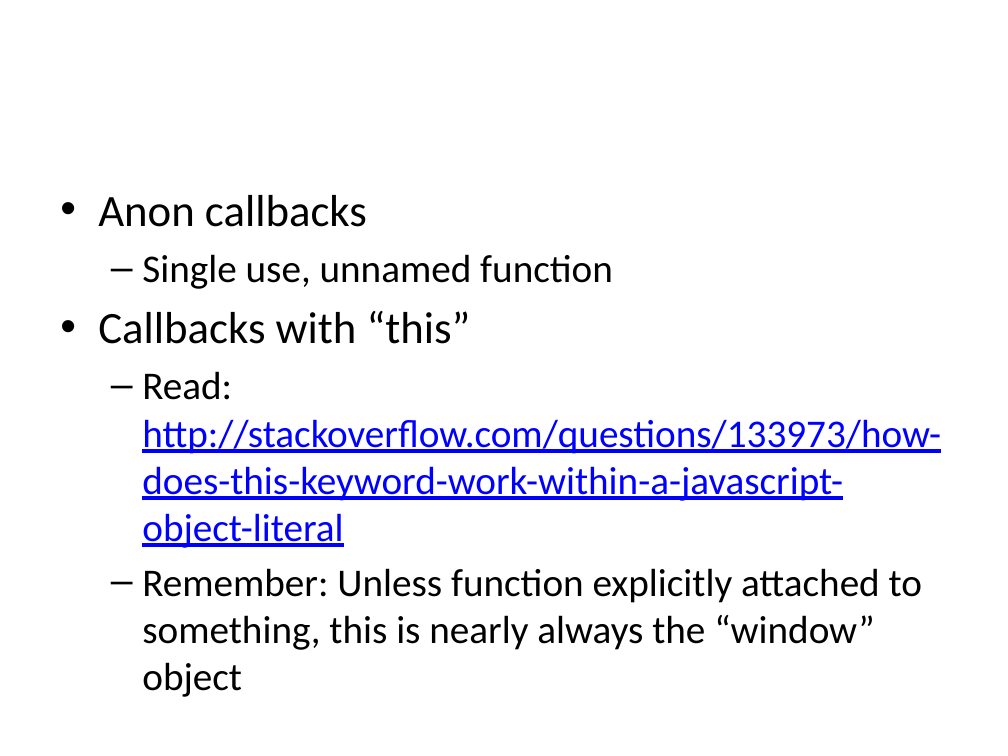
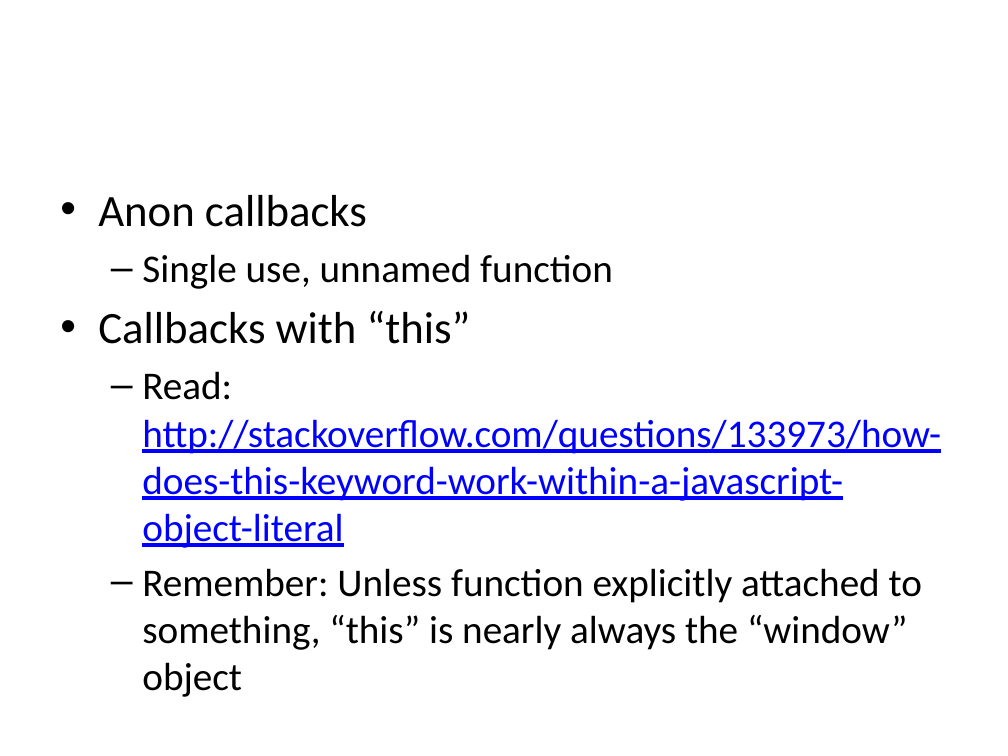
Before and after one commit to willyboy/wdi-js-refresher, a slide deck: slide 5 of JS Callbacks and Events.pptx. Drawn at 1008x756 pixels with LibreOffice and Linux fonts; fonts in the diff are those of the drawing. Boxes give left, top, right and bottom in pixels: in the first picture for what was removed or moved away, otherwise in the second. Text is boxed around its words. In the diff, an @@ line names an element or a change of style, - is before the commit and + after.

```diff
--- a/JS Callbacks and Events.pptx
+++ b/JS Callbacks and Events.pptx
@@ text at bbox=[142, 568, 922, 697]: text changed @@
-  – Remember: Unless function explicitly attached to something, this is nearly always the “window” object
+  – Remember: Unless function explicitly attached to something, “this” is nearly always the “window” object
```
Also in this commit, not shown: 10 other files.
